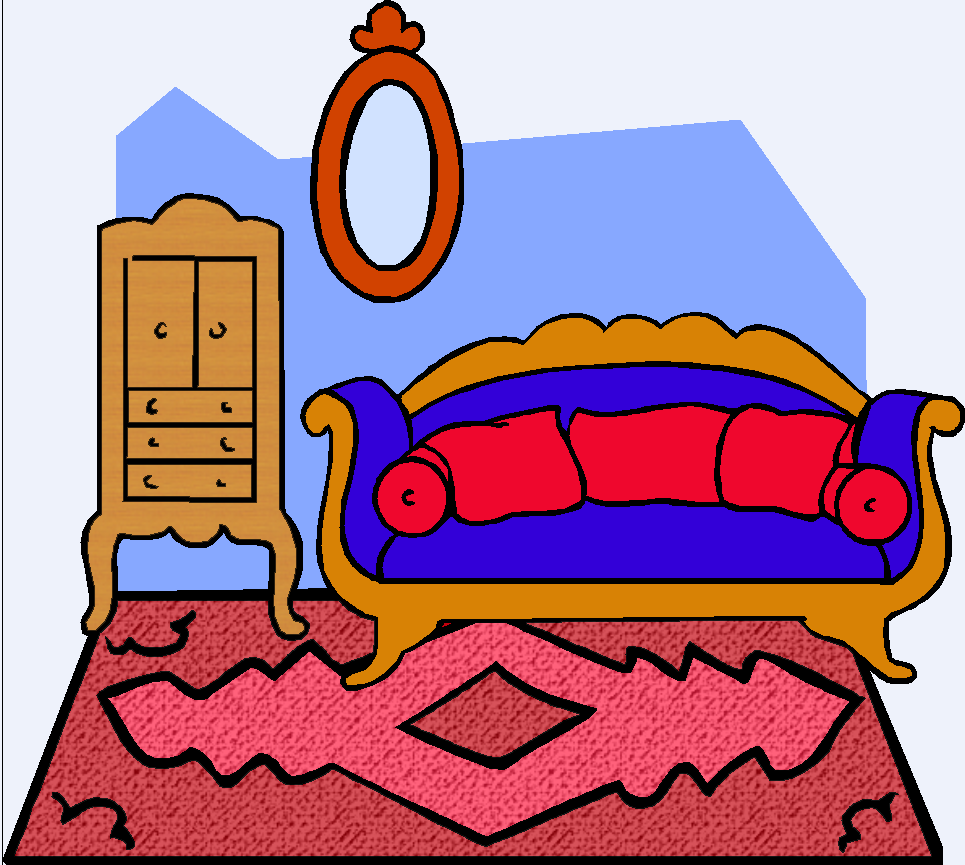
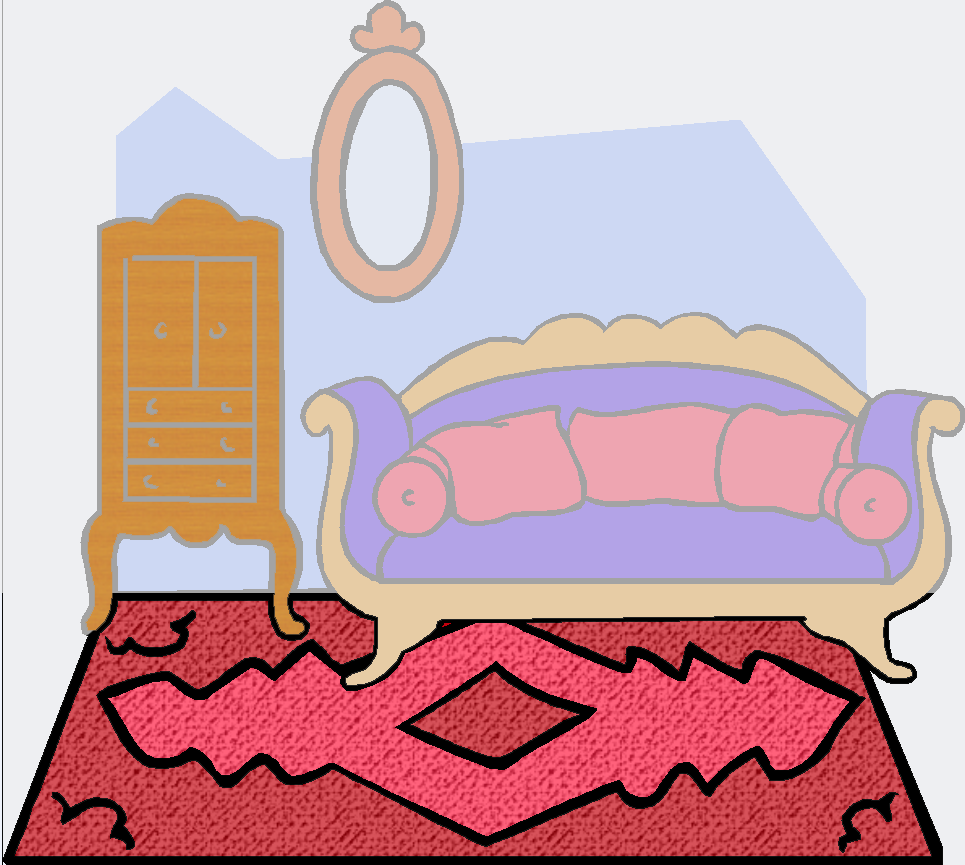
Layered file, before and after one edit (965x865). Changes by layer:
painted on "Layer 1" over [0, 0, 965, 865]
